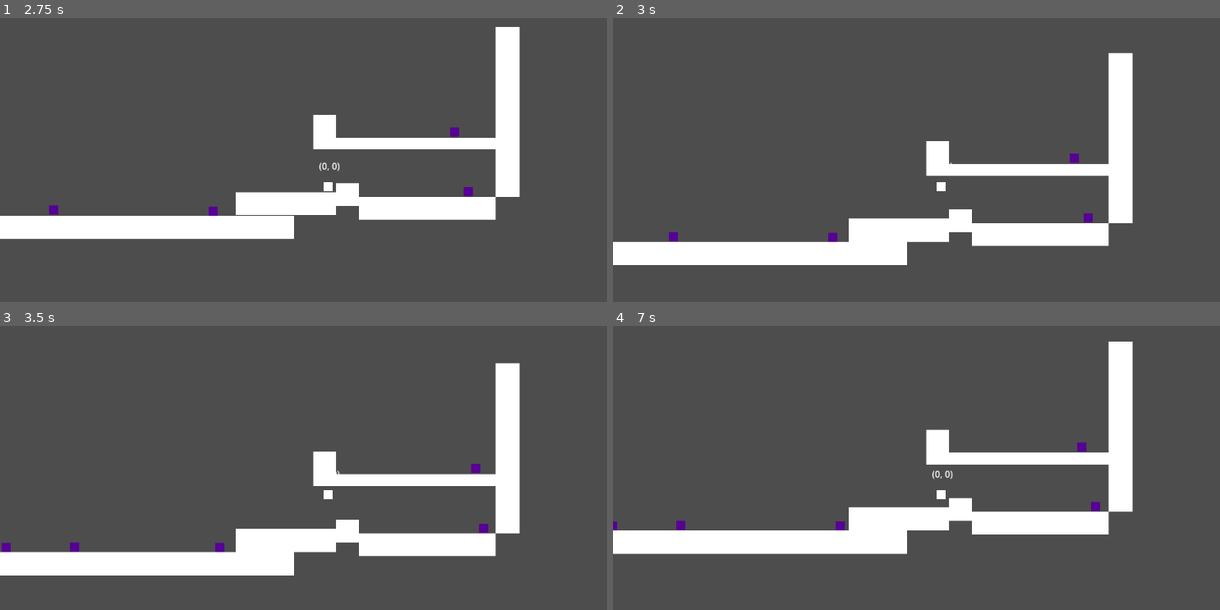
Above: before the commit, frames 1-4 (two rows, left to right).
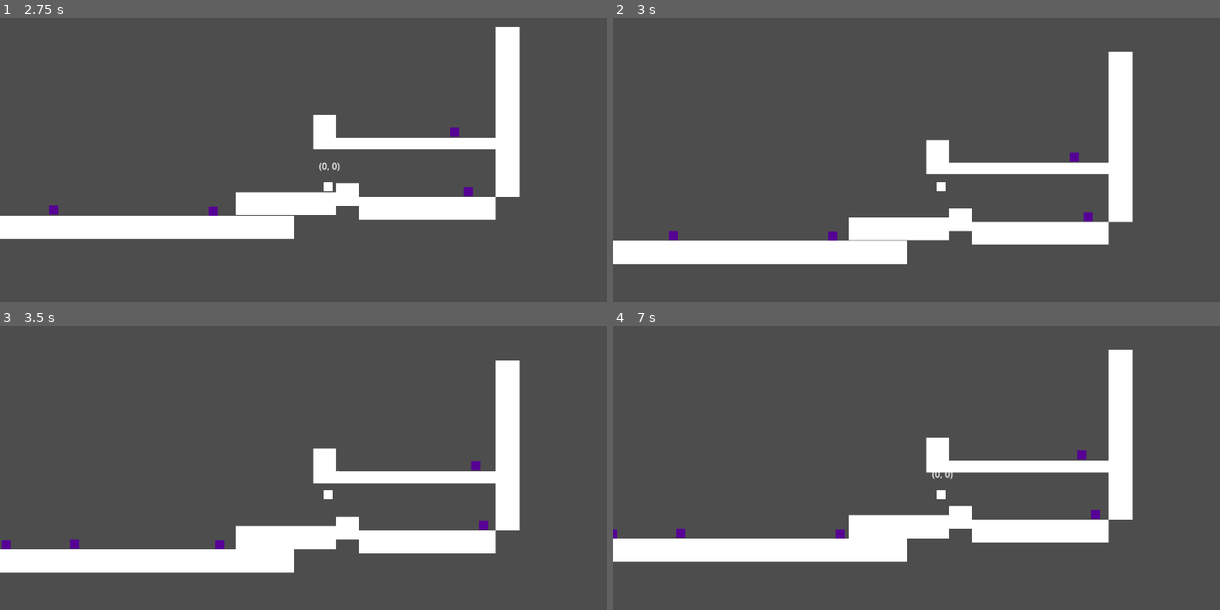
Above: after the commit, the same moments.

Repository: Schweem/AltPlatformMovement
Game: Godot game, scene res://mainScene.tscn
Two runs of this game, one before a commit and one after it. Both use one fixed random seed, a clock stepped at 60 frames per second and the inputs below.
Inputs:
- Up to frame 1 (2.75 s): hold Right (ui_right) 0.53-1.28 s; hold Down (ui_down) 1.28-2.03 s; hold Right (ui_right) from 2.03 s (still down)
- Up to frame 2 (3 s): release Right (ui_right) at 2.78 s; hold Up (ui_up) from 2.78 s (still down)
- Up to frame 3 (3.5 s): keep holding Up (ui_up)
- Up to frame 4 (7 s): release Up (ui_up) at 3.53 s; hold Left (ui_left) 3.53-5.03 s; hold Down (ui_down) 5.03-5.78 s; hold Right (ui_right) 5.78-6.53 s; hold Up (ui_up) from 6.53 s (still down)

Frame 1 is identical in both runs. In frame 2, 1.5% of the frame differs, in the area x 0-86%, y 11-87%; in frame 3, 2.8%; in frame 4, 7.1%, in the area x 0-86%, y 5-84%.

Commit message:
retooled floor raycasts
they work now and I think I dont need 5

Diff:
--- a/floatTesting/playerController.gd
+++ b/floatTesting/playerController.gd
@@ -28,6 +28,8 @@
 #for upward collisions, jumpheight target, coyote time for crispy
 var topColArray : Array = []
 var botColArray : Array = []
+
+var activeCollisions : int = 0
 
 var jumpTarget : float = JUMPHEIGHT
 var coyoteTime : float = 0.1
@@ -144,18 +146,31 @@
 		else:
 			pass
 
+# func -- checkDownCol
+# args -- none
+#
+# Takes the initialized downfacing raycast array and looks for and handles collision
+# with the floor
 func checkDownCol():
-	for i in range(botColArray.size()):
-		var botCheckRay : RayCast2D = botColArray[i]
-		if botCheckRay.is_colliding() and botCheckRay.get_collider().is_in_group("walls"):
-			var distance = floor(position.y - botCheckRay.get_collision_point().y)
-			if distance < 0:
-				grounded = true
-				lerp(worldSpace.position.y, worldSpace.position.y + distance, 0.1)
-				distance = floor(position.y - botCheckRay.get_collision_point().y)
-				print(distance)
-		else:
-			grounded = false
+	for i in range(botColArray.size()): # go through the cast array
+		var botCheckRay : RayCast2D = botColArray[i] # local reference to current check
+		if botCheckRay.is_colliding(): # collision
+			if botCheckRay.get_collider().is_in_group("walls"): # with the walls + floor
+				var distance = floor(position.y - botCheckRay.get_collision_point().y) # calculate distance to point
+				if distance < 0: # more than 0?
+					grounded = true # we are grounded
+					lerp(worldSpace.position.y, worldSpace.position.y + distance, 0.1) # quickly adjust worldspace by distance
+					distance = floor(position.y - botCheckRay.get_collision_point().y) # reset distance
+				if activeCollisions < botColArray.size(): # increment collision counter
+					activeCollisions += 1
+					break # move to next ray
+		else: # not colliding
+			if activeCollisions > 0:
+				activeCollisions -= 1 # remove collision status
+				break # move to next ray
+
+		if activeCollisions == 0: # no active collisions?
+			grounded = false # not on the ground!
 
 
 # func -- groundCollision
